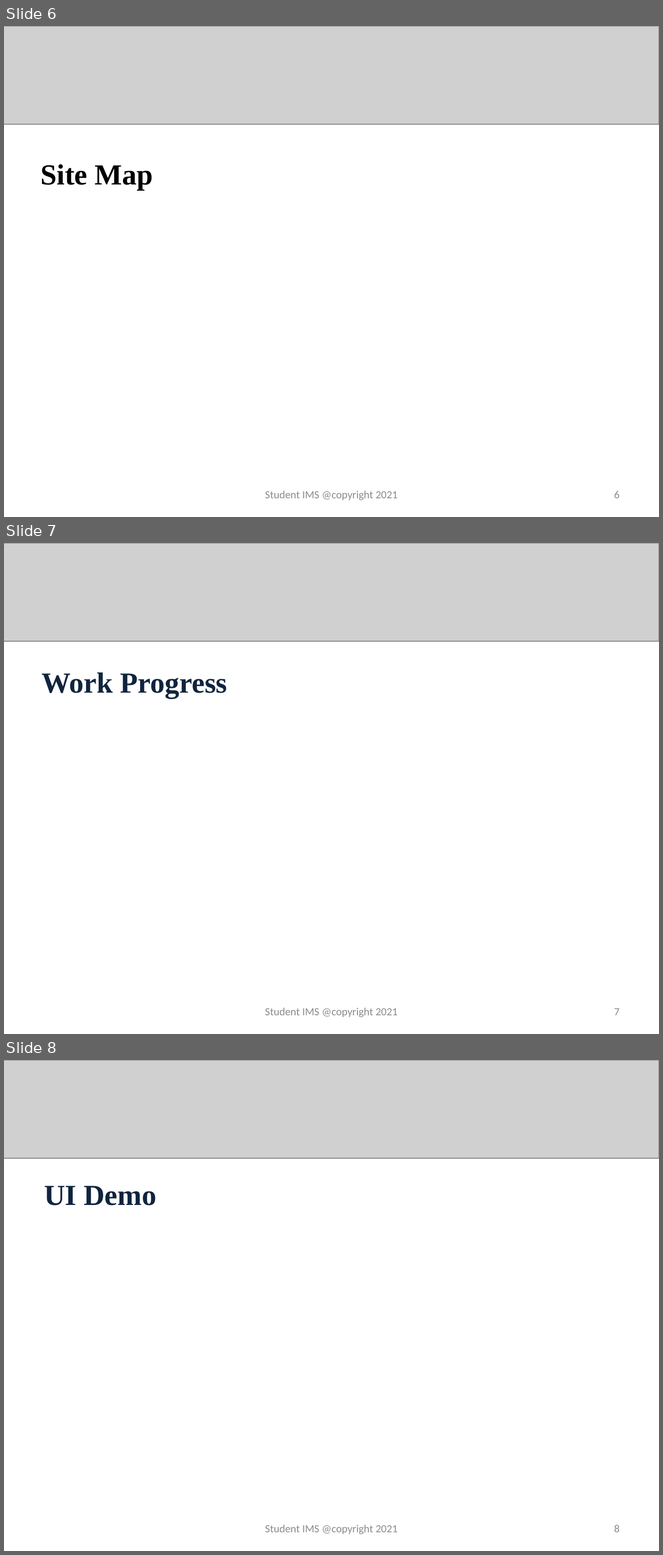
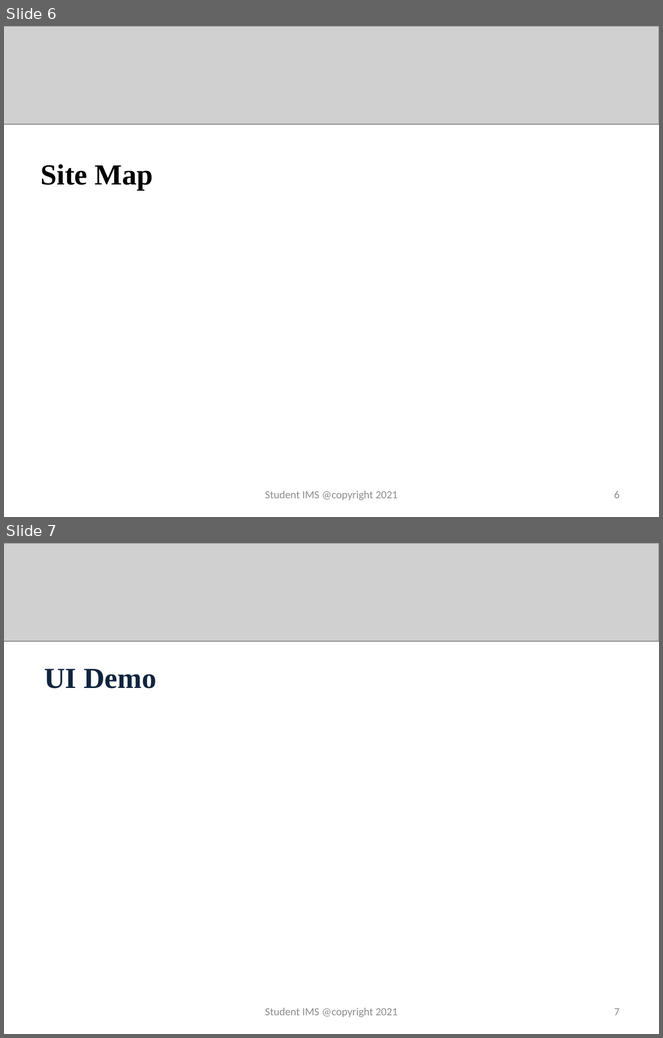
Before and after one commit to github-rinzin/documentation, a slide deck: fifth_review.pptx. Shown one above the other, each under a label of ours: slides 6, 7 and 8 before the commit, slides 6 and 7 after it. The pictures are 663x1555 and 663x1038 pixels, drawn with LibreOffice and Linux fonts; fonts in the diff are those of the drawing; grey boxes stand for pictures. Boxes give left, top, right and bottom in pixels: in the first picture for what was removed or moved away, otherwise in the second. Text is boxed around its words. In the diff, an @@ line names an element or a change of style, - is before the commit and + after.

```diff
--- a/fifth_review.pptx
+++ b/fifth_review.pptx
@@ slide 7 removed at [4, 543, 659, 1034], background #FFFFFF @@
@@ picture removed at [4, 543, 659, 641] @@
@@ title removed at [41, 672, 227, 698] @@
-Work Progress
@@ text removed at [265, 1008, 398, 1018] @@
-Student IMS @copyright 2021
@@ page number removed at [614, 1008, 620, 1016] @@
-7
@@ what was slide 8 is now slide 7 @@
@@ page number at [614, 1008, 620, 1016]: text changed @@
-8
+7
```
Also in this commit, not shown: 3 slides changed.
